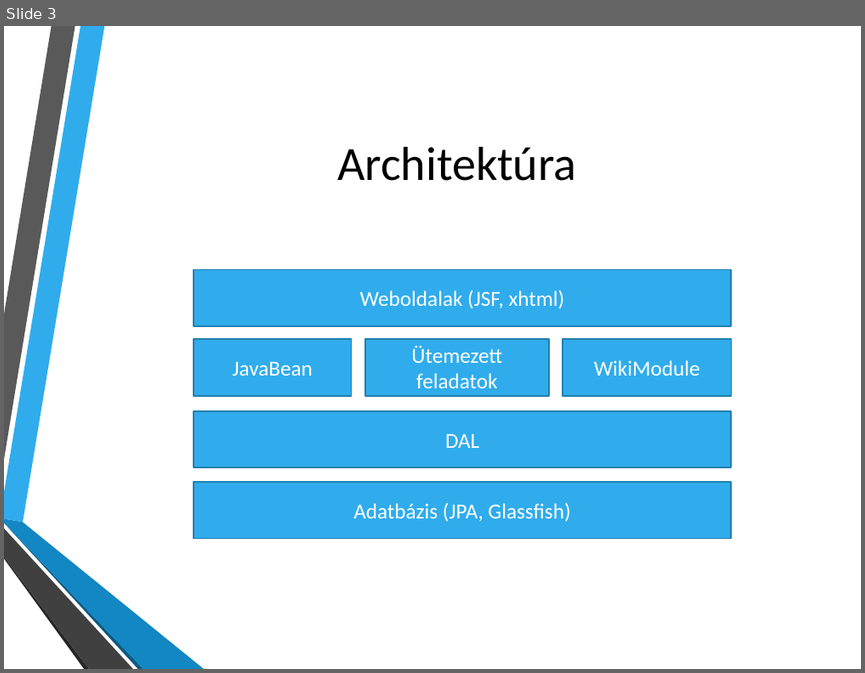
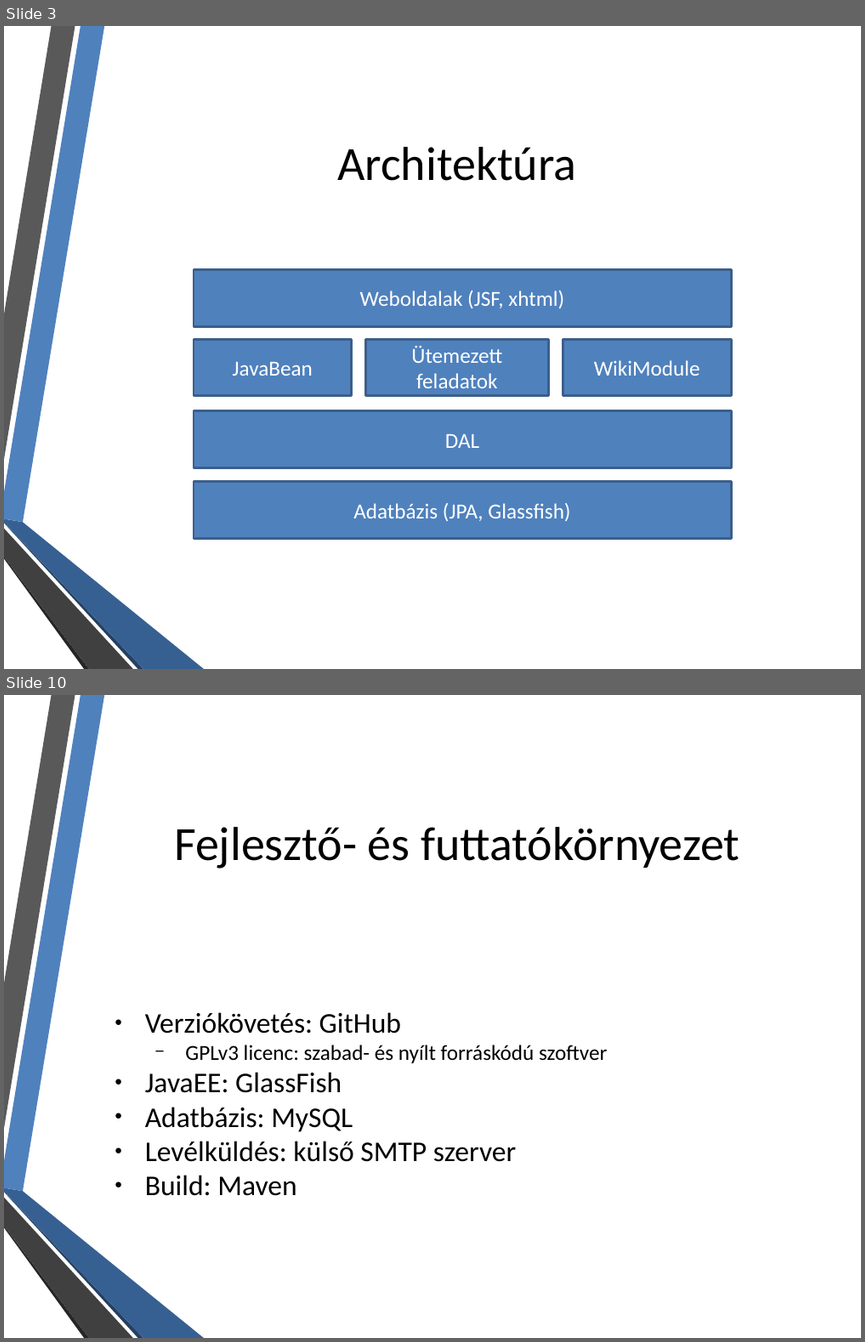
Before and after one commit to ldmnyblzs/FolloWiki, a slide deck: doc/FolloWiki.pptx. Shown one above the other, each under a label of ours: slide 3 before the commit, slides 3 and 10 after it; the slides between them are not shown. The pictures are 865x673 and 865x1342 pixels, drawn with LibreOffice and Linux fonts; fonts in the diff are those of the drawing; background and template pictures are left out. Boxes give left, top, right and bottom in pixels: in the first picture for what was removed or moved away, otherwise in the second. Text is boxed around its words. In the diff, an @@ line names an element or a change of style, - is before the commit and + after.

```diff
--- a/doc/FolloWiki.pptx
+++ b/doc/FolloWiki.pptx
@@ slide 10 added at bbox=[4, 695, 861, 1338], background picture (left out); not listed: 6 template elements that a slide beside it also shows @@
@@ text added at bbox=[174, 827, 739, 868], 40 pt, text #000000 @@
+Fejlesztő- és futtatókörnyezet
@@ text added at bbox=[145, 1012, 607, 1196], 24 pt, text #000000 @@
+● Verziókövetés: GitHub
+  − GPLv3 licenc: szabad- és nyílt forráskódú szoftver
+● JavaEE: GlassFish
+● Adatbázis: MySQL
+● Levélküldés: külső SMTP szerver
+● Build: Maven
@@ slide 3 changed as well @@
@@ freeform shape at bbox=[4, 26, 104, 522]: fill #30ACEC to #4F81BD @@
@@ fill #30ACEC to #4F81BD; outline #247FAF 1.25 pt to #3A5F8C 2 pt in 6 elements at bbox=[194, 482, 731, 539], bbox=[194, 411, 731, 467], bbox=[365, 339, 549, 395], bbox=[562, 339, 732, 395], bbox=[194, 269, 731, 326], bbox=[194, 339, 351, 395] @@
@@ freeform shape at bbox=[4, 522, 143, 669]: fill #0C5A82 to #254061 @@
@@ freeform shape at bbox=[4, 519, 204, 669]: fill #1287C3 to #376092 @@
```
Also in this commit, not shown: 6 other slides changed, 4 other slides added, 1 slide removed.
